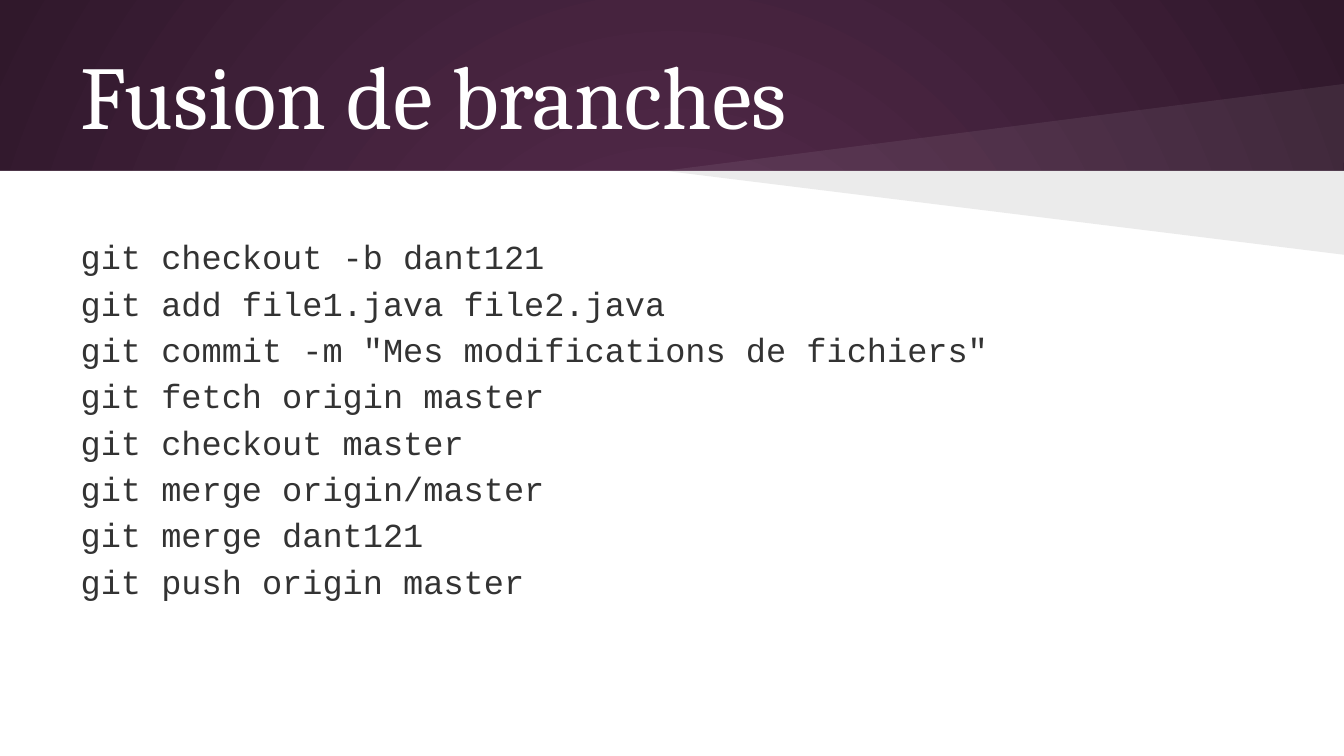
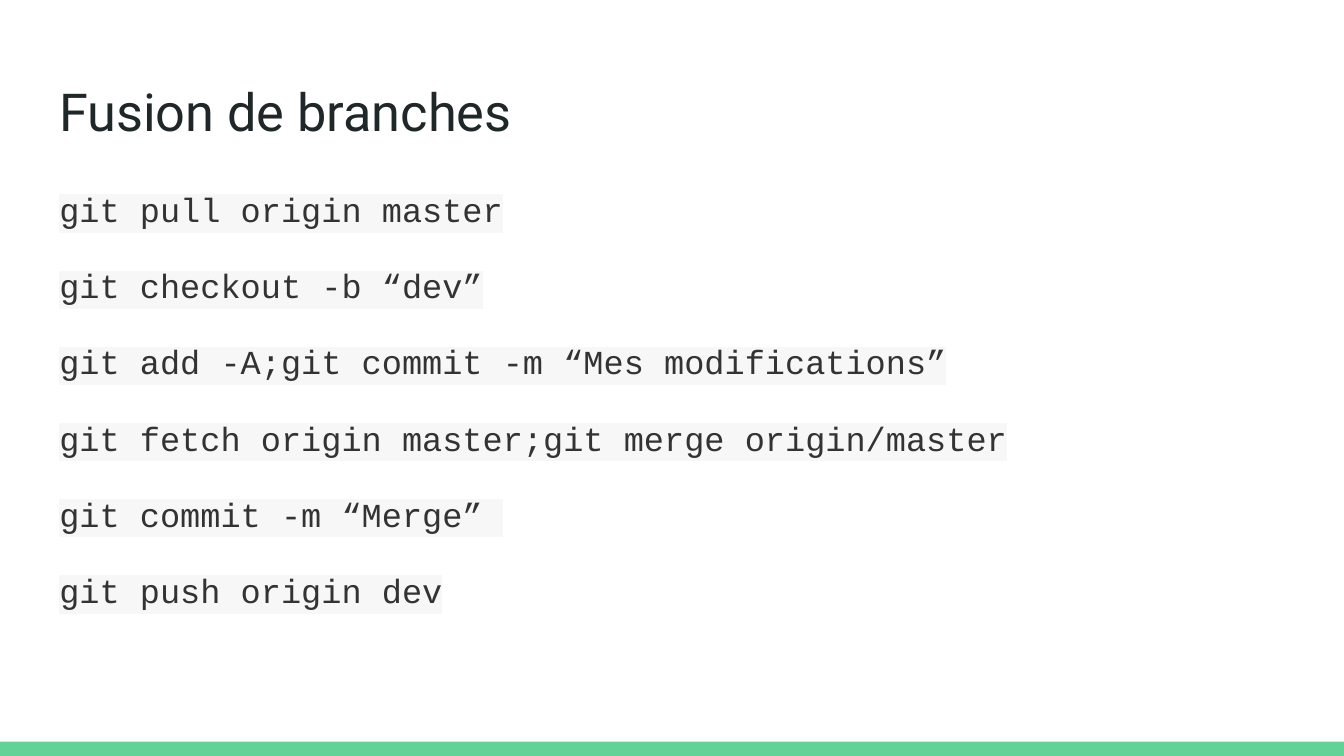
Before and after one commit to olivier-pitton/dant, a slide deck: slide 27 of git/Cours Git.pptx. Drawn at 1344x756 pixels with LibreOffice and Linux fonts; fonts in the diff are those of the drawing. Boxes give left, top, right and bottom in pixels: in the first picture for what was removed or moved away, otherwise in the second. Text is boxed around its words. In the diff, an @@ line names an element or a change of style, - is before the commit and + after.

```diff
--- a/git/Cours Git.pptx
+++ b/git/Cours Git.pptx
@@ background gradient #592D50 to #30182B to #FFFFFF @@
@@ title "Fusion de branches" moved from (x1=81, y1=66, x2=787, y2=130) to (x1=59, y1=91, x2=512, y2=132) @@
@@ title "Fusion de branches" at (x1=59, y1=91, x2=512, y2=132): size 48 to 28 pt, font Cambria to Roboto, text colour #FFFFFF to #202729; vertical alignment middle to top @@
@@ freeform shape removed at (x1=665, y1=83, x2=1344, y2=171) @@
@@ rectangle removed at (x1=0, y1=171, x2=1344, y2=755) @@
@@ freeform shape removed at (x1=665, y1=171, x2=1344, y2=254) @@
@@ text at (x1=59, y1=197, x2=1007, y2=610): text changed @@
-git checkout -b dant121
-git add file1.java file2.java
-git commit -m "Mes modifications de fichiers"
-git fetch origin master
-git checkout master
-git merge origin/master
-git merge dant121
-git push origin master
+git pull origin master
+git checkout -b “dev”
+git add -A;git commit -m “Mes modifications”
+git fetch origin master;git merge origin/master
+git commit -m “Merge”
+git push origin dev
@@ rectangle added at (x1=0, y1=742, x2=1344, y2=756), fill #63D297 @@
```
Also in this commit, not shown: 33 other slides changed, 4 slides removed, 1 other file.
